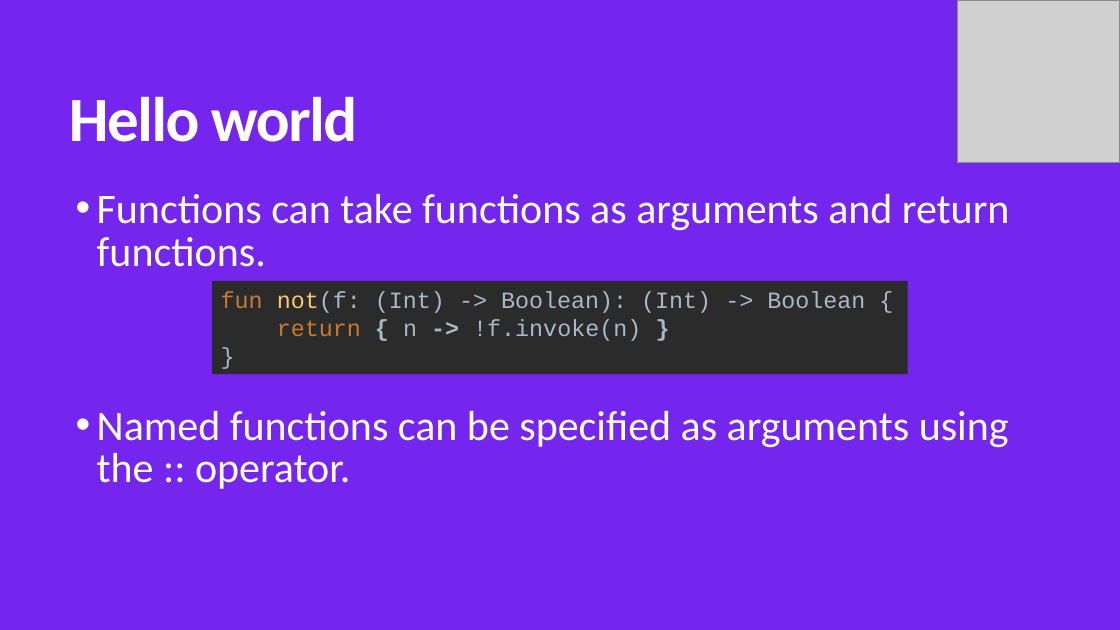
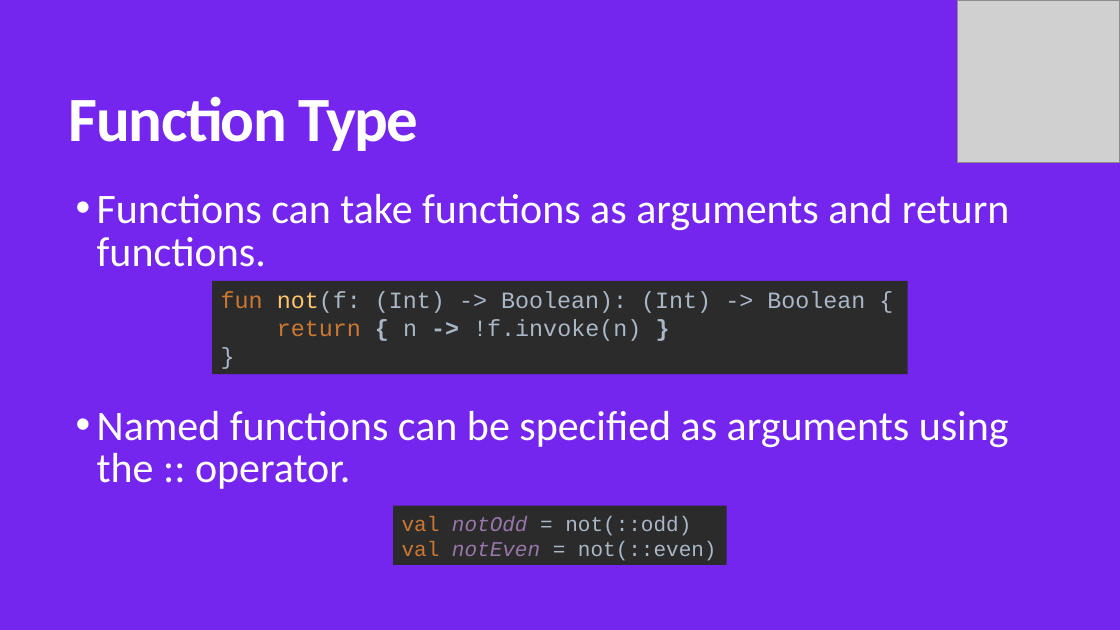
Before and after one commit to MohamedWael/Kotlin-crash-course, a slide deck: slide 37 of kotlin_intro.pptx (slide 34 before the commit). Drawn at 1120x630 pixels with LibreOffice and Linux fonts; fonts in the diff are those of the drawing; grey boxes stand for pictures. Boxes give left, top, right and bottom in pixels: in the first picture for what was removed or moved away, otherwise in the second. Text is boxed around its words. In the diff, an @@ line names an element or a change of style, - is before the commit and + after.

```diff
--- a/kotlin_intro.pptx
+++ b/kotlin_intro.pptx
@@ title at (69,96,418,151): text changed @@
-Hello world
+Function Type
@@ rectangle added at (393,506,727,565), fill #2B2B2B, 18 pt, text #A9B7C6 @@
+val notOdd = not(::odd)
+val notEven = not(::even)
```
Also in this commit, not shown: 15 other slides changed, 29 slides added, 1 slide removed, 1 other file.
